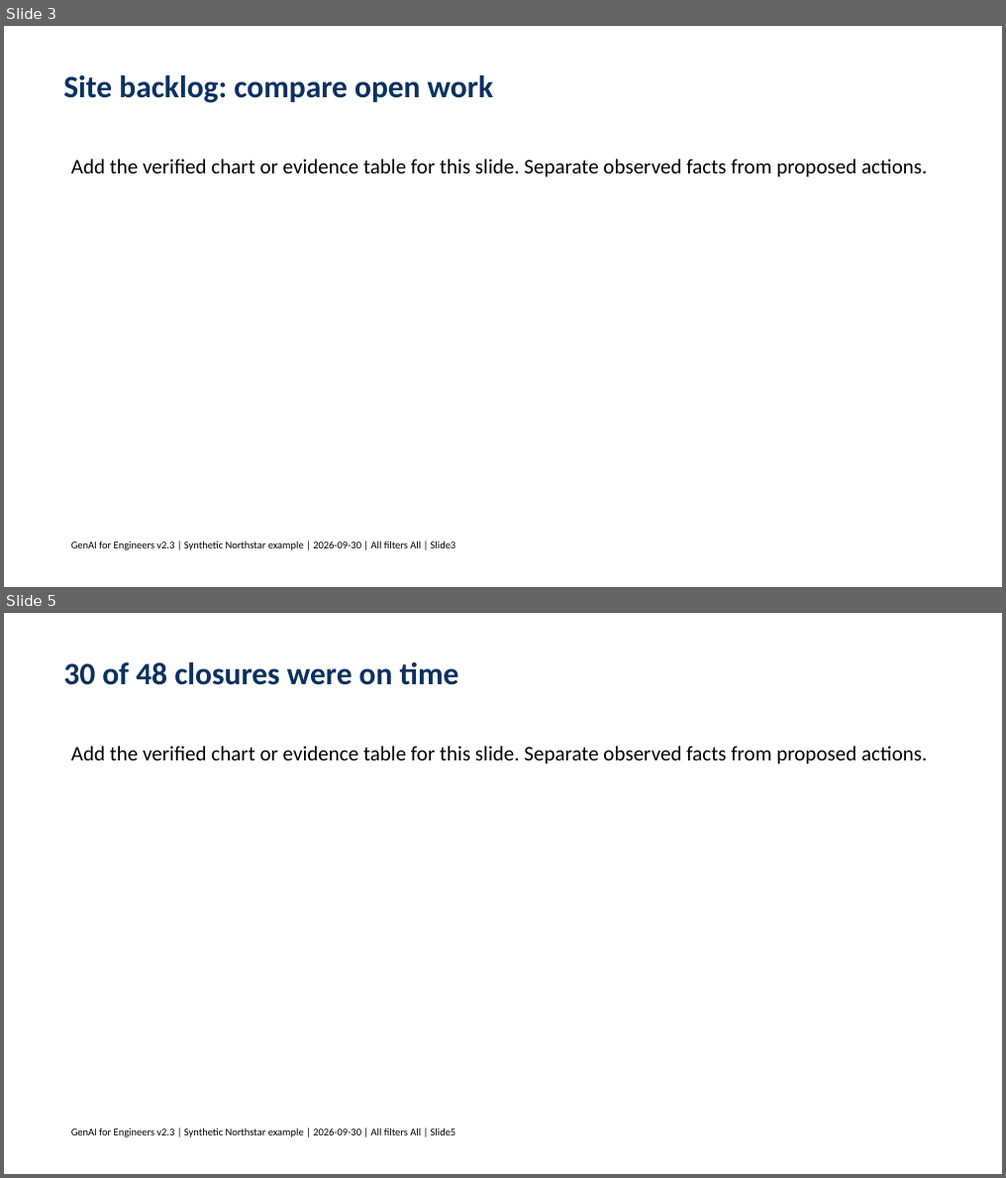
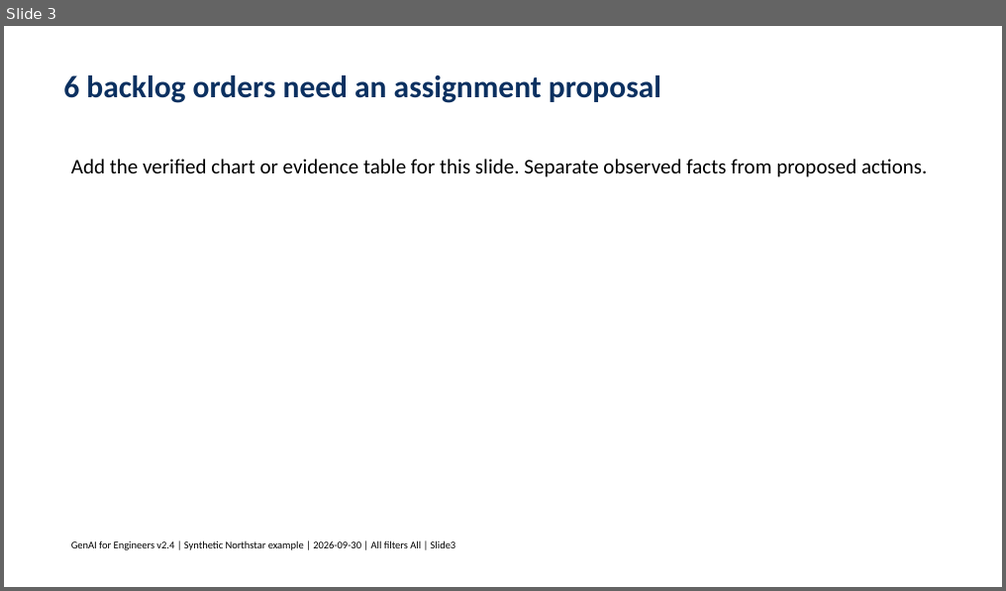
Before and after one commit to tertiarycourses/IES-GenAI-for-Engineers, a slide deck: labs/lab-02-word-to-powerpoint-and-outlook/data/templates/Northstar_Management_Deck_Template.pptx. Shown one above the other, each under a label of ours: slides 3 and 5 before the commit, slide 3 after it; the slides between them are not shown. The pictures are 1006x1178 and 1006x591 pixels, drawn with LibreOffice and Linux fonts; fonts in the diff are those of the drawing. Boxes give left, top, right and bottom in pixels: in the first picture for what was removed or moved away, otherwise in the second. Text is boxed around its words. In the diff, an @@ line names an element or a change of style, - is before the commit and + after.

```diff
--- a/labs/lab-02-word-to-powerpoint-and-outlook/data/templates/Northstar_Management_Deck_Template.pptx
+++ b/labs/lab-02-word-to-powerpoint-and-outlook/data/templates/Northstar_Management_Deck_Template.pptx
@@ slide 5 removed at (x1=4, y1=613, x2=1002, y2=1174), background #FFFFFF @@
@@ text removed at (x1=63, y1=663, x2=459, y2=685) @@
-30 of 48 closures were on time
@@ text removed at (x1=71, y1=746, x2=927, y2=764) @@
-Add the verified chart or evidence table for this slide. Separate observed facts from proposed actions.
@@ text removed at (x1=71, y1=1128, x2=456, y2=1138) @@
-GenAI for Engineers v2.3 | Synthetic Northstar example | 2026-09-30 | All filters All | Slide5
@@ slide 3 changed as well @@
@@ text at (x1=63, y1=76, x2=661, y2=103): text changed @@
-Site backlog: compare open work
+6 backlog orders need an assignment proposal
@@ text at (x1=71, y1=541, x2=456, y2=551): text changed @@
-GenAI for Engineers v2.3 | Synthetic Northstar example | 2026-09-30 | All filters All | Slide3
+GenAI for Engineers v2.4 | Synthetic Northstar example | 2026-09-30 | All filters All | Slide3
```
Also in this commit, not shown: 3 other slides changed, 3 other slides removed, 52 other files.
